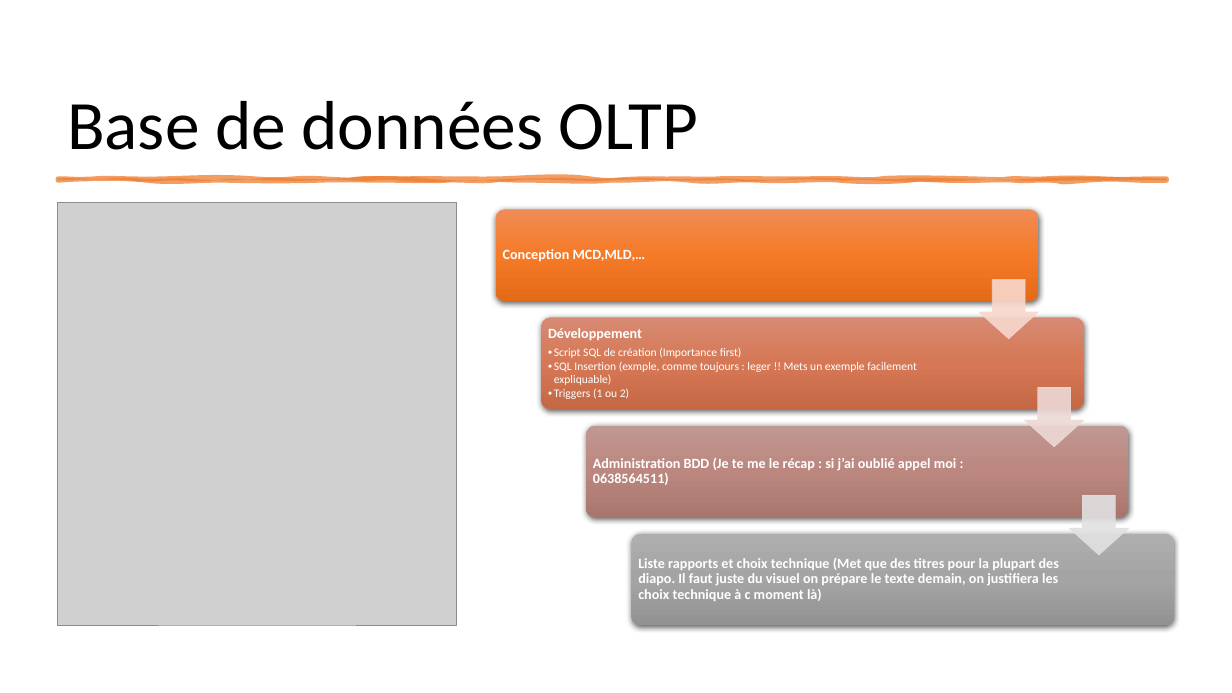
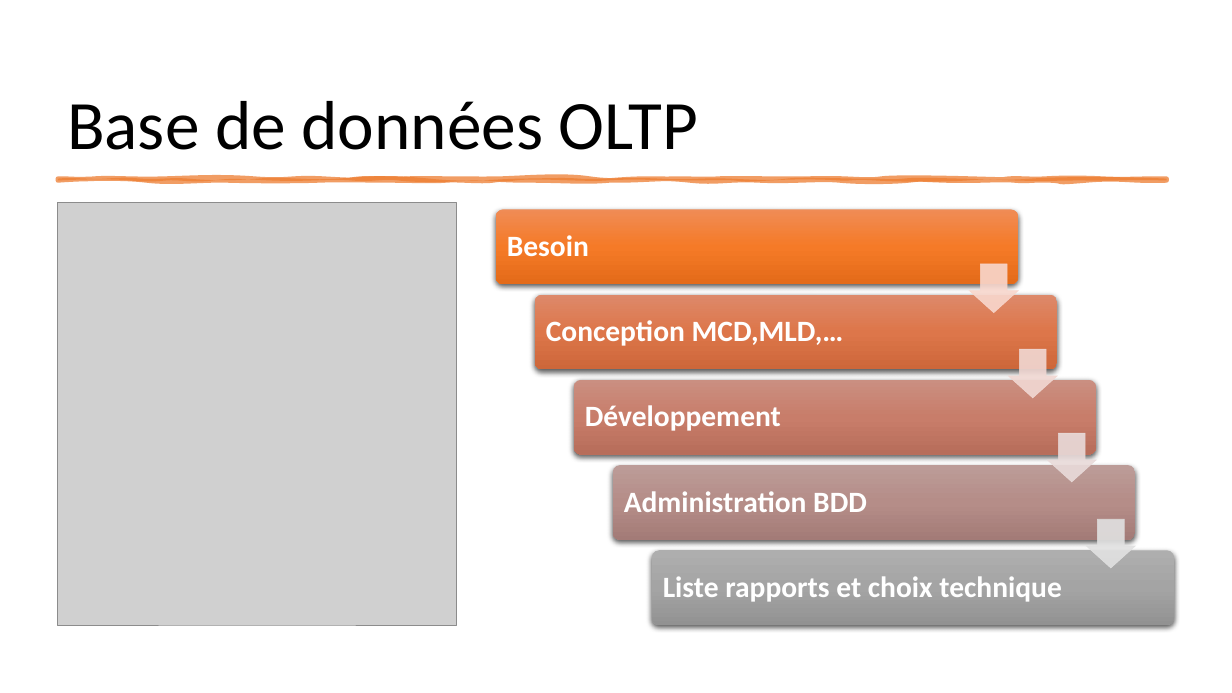
Before and after one commit to neopolitan2012/PT-LPBDD, a slide deck: slide 5 of Soutenance_PT.pptx (slide 4 before the commit). Drawn at 1232x693 pixels with LibreOffice and Linux fonts; fonts in the diff are those of the drawing; grey boxes stand for pictures. Boxes give left, top, right and bottom in pixels: in the first picture for what was removed or moved away, otherwise in the second. Text is boxed around its words. In the diff, an @@ line names an element or a change of style, - is before the commit and + after.

```diff
--- a/Soutenance_PT.pptx
+++ b/Soutenance_PT.pptx
@@ rounded rectangle: place and size @@
-rounded rectangle at <box>496,210,1039,301</box>
+rounded rectangle at <box>496,210,1019,285</box>
@@ down arrow: place and size @@
-down arrow at <box>980,279,1039,338</box>
+down arrow at <box>970,264,1019,313</box>
@@ rounded rectangle: place and size @@
-rounded rectangle at <box>542,318,1084,409</box>
+rounded rectangle at <box>535,295,1057,370</box>
@@ rounded rectangle at <box>535,295,1057,370</box>: fill gradient #D78B72 to #D77956 to #C66846 to gradient #DD8A6A to #DE774B to #CD673B @@
@@ text "Conception MCD,MLD,…": place and size @@
-text "Conception MCD,MLD,…" at <box>503,249,646,261</box>
+text "Conception MCD,MLD,…" at <box>546,320,844,346</box>
@@ text "Conception MCD,MLD,…" at <box>546,320,844,346</box>: size 11 to 23 pt; more space between paragraphs @@
@@ text removed at <box>548,328,917,399</box> @@
-Développement
-  • Script SQL de création (Importance first)
-  • SQL Insertion (exmple, comme toujours : leger !! Mets un exemple facilement expliquable)
-  • Triggers (1 ou 2)
@@ group added at <box>507,235,1096,512</box>: 3 texts, 1 rounded rectangle, 1 down arrow @@
+Besoin
+Développement
+Administration BDD
@@ down arrow: place and size @@
-down arrow at <box>1025,387,1084,446</box>
+down arrow at <box>1048,433,1097,482</box>
@@ down arrow at <box>1048,433,1097,482</box>: fill #EDD9D7 at 90% opacity to #E9DBDA at 90% opacity; outline #EDD9D7 0.5 pt to #E9DBDA 0.5 pt @@
@@ text removed at <box>593,458,957,485</box> @@
-Administration BDD (Je te me le récap : si j’ai oublié appel moi : 0638564511)
@@ rounded rectangle: place and size @@
-rounded rectangle at <box>586,426,1128,518</box>
+rounded rectangle at <box>613,465,1135,540</box>
@@ rounded rectangle at <box>613,465,1135,540</box>: fill gradient #C19791 to #BC8880 to #AA766E to gradient #BC9C99 to #B68E89 to #A47C78 @@
@@ down arrow: place and size @@
-down arrow at <box>1069,495,1128,555</box>
+down arrow at <box>1087,519,1136,568</box>
@@ rounded rectangle: place and size @@
-rounded rectangle at <box>631,534,1174,626</box>
+rounded rectangle at <box>652,551,1174,626</box>
@@ text at <box>663,576,1061,602</box>: text changed; size 11 to 23 pt @@
-Liste rapports et choix technique (Met que des titres pour la plupart des diapo. Il faut juste du visuel on prépare le texte demain, on justifiera les choix technique à c moment là)
+Liste rapports et choix technique
```
Also in this commit, not shown: 2 other slides changed, 6 slides added, 1 slide removed.
